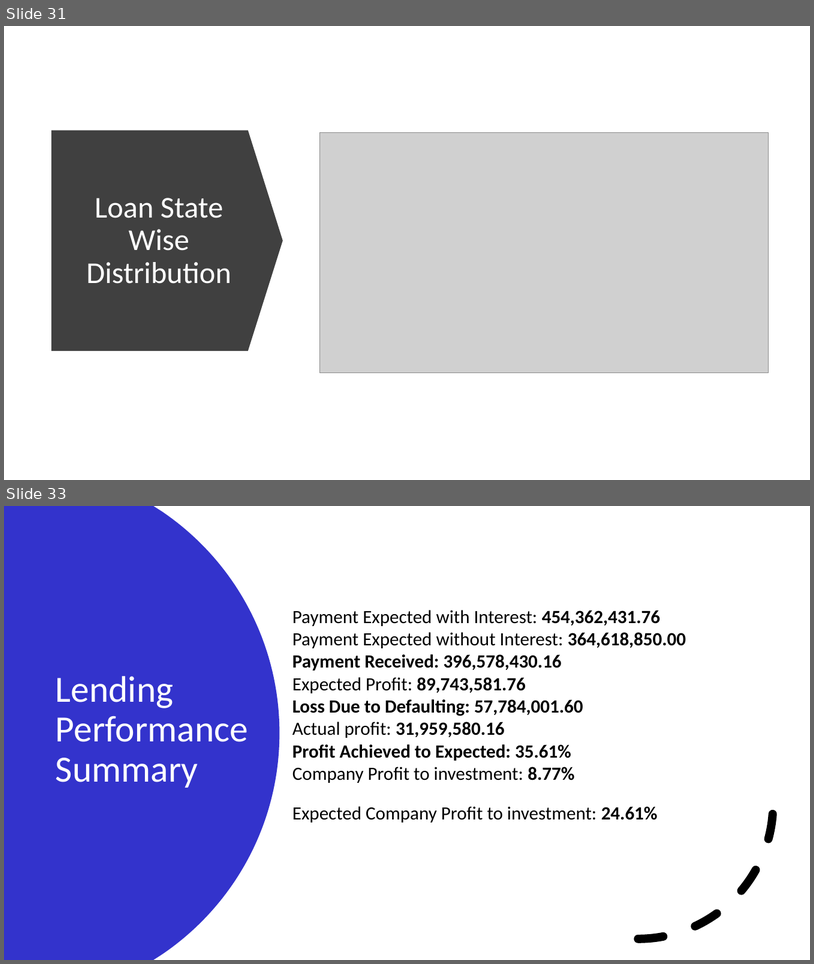
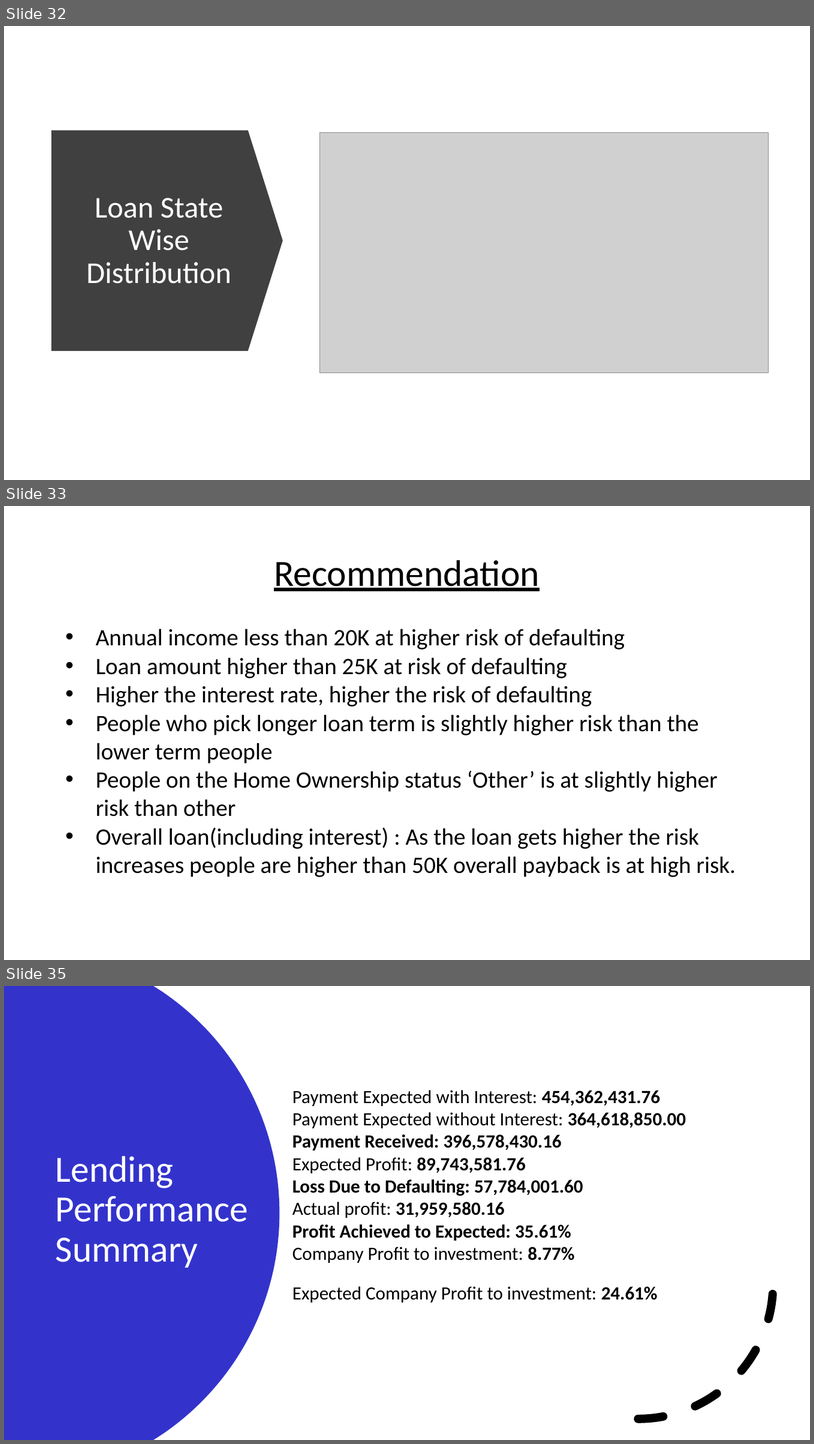
Before and after one commit to edwinttmm/LendingClubCaseStudy, a slide deck: Lending Club Case Study.pptx. Shown one above the other, each under a label of ours: slides 31 and 33 before the commit, slides 32, 33 and 35 after it; the slides between them are not shown. The pictures are 814x964 and 814x1444 pixels, drawn with LibreOffice and Linux fonts; fonts in the diff are those of the drawing; grey boxes stand for pictures. Boxes give left, top, right and bottom in pixels: in the first picture for what was removed or moved away, otherwise in the second. Text is boxed around its words. In the diff, an @@ line names an element or a change of style, - is before the commit and + after.

```diff
--- a/Lending Club Case Study.pptx
+++ b/Lending Club Case Study.pptx
@@ slide 33 added at (4,506,810,960), background #FFFFFF @@
@@ text added at (274,560,540,591), 44 pt, text #000000, underline @@
+Recommendation
@@ text added at (96,628,736,877), 28 pt, text #000000 @@
+• Annual income less than 20K at higher risk of defaulting
+• Loan amount higher than 25K at risk of defaulting
+• Higher the interest rate, higher the risk of defaulting
+• People who pick longer loan term is slightly higher risk than the lower term people
+• People on the Home Ownership status ‘Other’ is at slightly higher risk than other
+• Overall loan(including interest) : As the loan gets higher the risk increases people are higher than 50K overall payback is at high risk.
@@ what was slide 31 is now slide 32 @@
@@ what was slide 33 is now slide 35 @@
```
Also in this commit, not shown: 1 slide changed, 2 other slides added, 1 slide removed, 2 other files.
